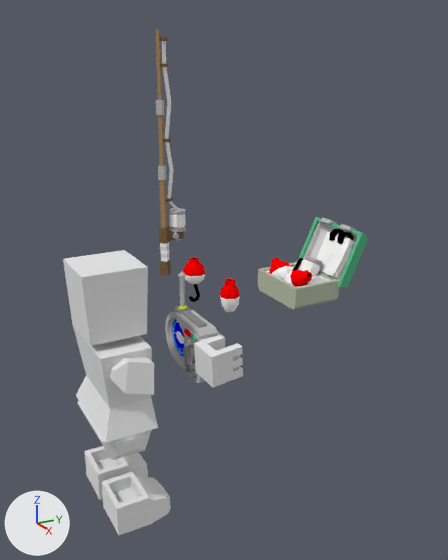
An edit to the Blender file scripts/fishing/fishingpole/pole.blend, drawn before and after from the same camera.
Camera for both pictures: a 50 mm lens placed at (5.24, -2.46, 2.69), pointed at (-1.34, 1.1, 0.08). Every picture has the same lights, and +X, +Y and +Z are marked at lower left.

The first picture shows 'base_Mesh.000', 'bobber', 'fishdetector', 'longbobber', 'pad', 'pole1', 'tackle box', 'tackle lid'.
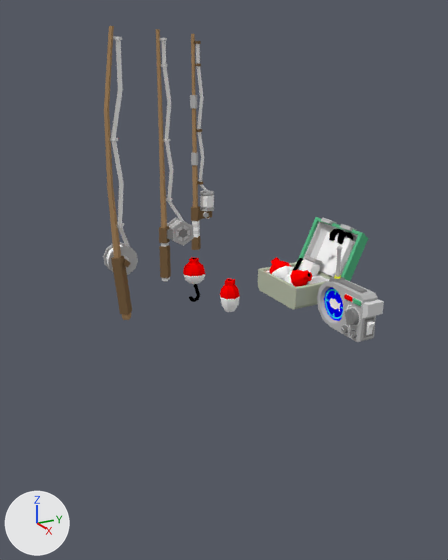
Pixel boxes [x1, y1, x2, y2] of what changed, in the pictures (448 x 560 px; the box of a moved part takes in the faces that stretch with it):
'base_Mesh.000', hidden: before [63, 250, 243, 535]
'fishdetector', moved: before [165, 271, 225, 383]; after [317, 245, 384, 342]
'pole1', reshaped, moved (22% narrower, 12% shorter): before [155, 29, 186, 276]; after [190, 34, 214, 250]
'pole2.001', added: after [103, 26, 138, 320]
'pole2', added: after [156, 29, 194, 282]
    faces in mat_blank (brown #ab8961): [156, 29, 167, 228]
    faces in mat_white (white #ffffff): [161, 40, 185, 230]
    faces in mat_black50 (brown #7d6345): [159, 226, 171, 278]
    faces in mat_gray50 (grey #bcbcbc): [167, 217, 194, 246]
    faces in mat_gray75 (light grey #e1e1e1): [160, 38, 190, 282]
part 1 of me_cube, moved or reshaped: before [166, 198, 173, 202]; after [117, 223, 124, 228]
part 2 of me_cube, moved or reshaped: before [163, 138, 171, 142]; after [110, 138, 118, 141]
part 3 of me_cube, moved or reshaped: before [160, 37, 167, 41]; after [113, 36, 122, 40]
part 4 of me_cube, moved or reshaped: before [159, 226, 170, 243]; after [123, 259, 131, 268]
part 5 of me_cube, rebuilt (11% wider, 24% taller): before [161, 41, 178, 209]; after [111, 39, 130, 247]
part 6 of me_cube, added: after [103, 242, 138, 275]
part 7 of me_cube, added (brown): after [104, 26, 131, 320]
part 8 of me_cube, deleted: before [156, 64, 186, 276]
part 9 of me_cube, cut back: before [159, 180, 186, 241]; after [111, 256, 132, 315]

The change, as a diff of the scene's bpy script:
```diff
--- a/scripts/fishing/fishingpole/pole.blend.py
+++ b/scripts/fishing/fishingpole/pole.blend.py
@@ me_cube @@
-me_cube.from_pydata(...)  # 304 vertices, 254 faces; spans x -0.29..0.11, y -0.08..0.35, z -0.32..3.11
+me_cube.from_pydata(...)  # 292 vertices, 244 faces; spans x -0.49..0.08, y -0.16..0.23, z -0.48..3.08
+# me_cube part 1: the loose piece of 16 vertices spanning x -0.06..0.06, y 0.03..0.15, z 0.79..0.83 is scaled about its middle by (0.922, 0.918, 0.796), then moved by (0.0, -0.1, -0.03), in mat_gray75 (light grey #e1e1e1)
+# me_cube part 2: the loose piece of 16 vertices spanning x -0.06..0.06, y 0.02..0.14, z 1.64..1.68 is moved by (0.0, -0.11, 0.17), in mat_gray75 (light grey #e1e1e1)
+# me_cube part 3: the loose piece of 16 vertices spanning x -0.06..0.06, y 0.01..0.13, z 2.97..3.01 is moved by (0.0, 0.01, -0.03), in mat_gray75 (light grey #e1e1e1)
+# me_cube part 4: the loose piece of 8 vertices spanning x -0.08..0.08, y -0.08..0.08, z 0.18..0.41 is multiplied about its middle by the matrix ((0.0, 0.0, 0.574), (0.054, 0.571, 0.0), (-0.571, 0.054, 0.0)), then moved by (0.0, 0.03, -0.01)
+# me_cube part 5: the loose piece of 28 vertices spanning x -0.02..0.02, y 0.05..0.24, z 0.66..3.0 is rebuilt with 24 vertices and now spans x -0.2..0.02, y -0.06..0.19, z 0.36..2.97
+# me_cube part 6: a new loose piece of 72 vertices spanning x -0.29..-0.07, y -0.16..0.23, z 0.09..0.49, in mat_gray50 (grey #bcbcbc)
+# me_cube part 7: a new loose piece of 24 vertices spanning x -0.07..0.07, y -0.15..0.08, z -0.48..3.08, in mat_blank (brown #ab8961)
+# me_cube part 8: 9 loose pieces with 120 vertices, spanning x -0.11..0.11, y -0.08..0.35, z -0.32..2.68, are deleted
+# me_cube part 9
+# 56 vertices are removed from x -0.11..0.11, y -0.05..0.35, z 0.21..1.11
+# 48 faces are deleted
+# 8 vertices are added at x -0.08..0.08, y -0.15..0.09, z -0.4..0.38
+# 6 new faces join them, mat_black50 (brown #7d6345)
 me_cube.materials.append(mat_white)
@@ me_pole1 @@
+me_pole1 = me_cube.copy(); me_pole1.name = 'pole1'  # the mesh of ob_pole1
@@ ob_fishdetector @@
 ob_fishdetector = bpy.data.objects.new('fishdetector', me_cylinder)
-ob_fishdetector.location = (0.0, 0.0, 0.0)
+ob_fishdetector.location = (0.0, 2.0, 0.0)
 _m = ob_fishdetector.modifiers.new('EdgeSplit', 'EDGE_SPLIT')
@@ ob_base_mesh_000 @@
 ob_base_mesh_000.rotation_euler = (1.571, 0.0, 0.0)  # degrees (90, 0, 0)
+ob_base_mesh_000.hide_viewport = True
@@ ob_pole1 @@
-ob_pole1 = bpy.data.objects.new('pole1', me_cube)
-ob_pole1.location = (-3.0, 1.0, 0.0)
+ob_pole1 = bpy.data.objects.new('pole1', me_pole1)
+ob_pole1.location = (-4.0, 2.0, 0.0)
 _m = ob_pole1.modifiers.new('EdgeSplit', 'EDGE_SPLIT')
@@ ob_pole2 @@
+ob_pole2 = bpy.data.objects.new('pole2', me_pole2)  # 341 vertices, 289 faces; spans x -0.32..0.14, y -0.08..0.41, z -0.45..3.11; in mat_white (white #ffffff), mat_black75 (grey #898989), mat_gray50 (grey #bcbcbc), mat_gray75 (light grey #e1e1e1), mat_blank (brown #ab8961), mat_black50 (brown #7d6345), mat_gray25 (grey #898989); modifiers EDGE_SPLIT
+ob_pole2.location = (-3.0, 1.0, 0.0)
@@ ob_pole2_001 @@
+ob_pole2_001 = bpy.data.objects.new('pole2.001', me_cube)  # modifiers EDGE_SPLIT
+ob_pole2_001.location = (-2.0, 0.0, 0.0)
```
